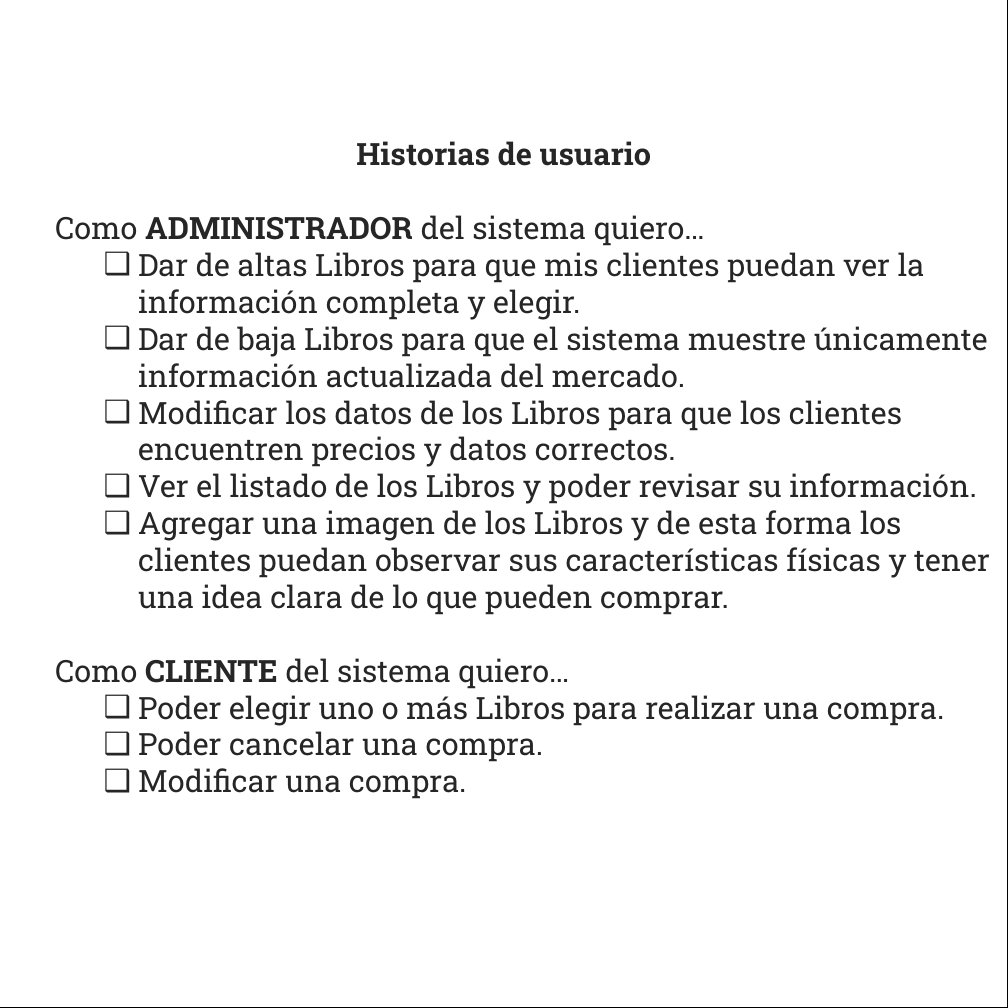
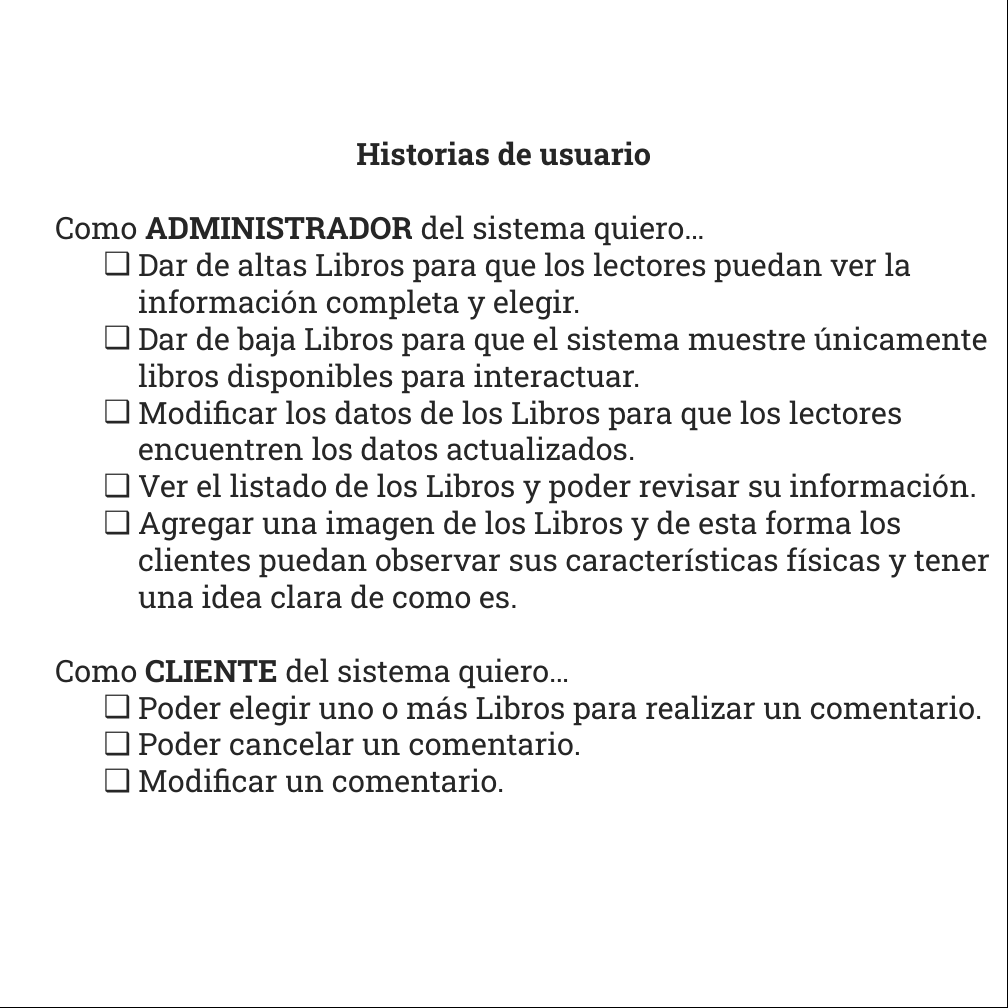
Before and after one commit to BeduTeam3/Proyecto-Fase-2, a slide deck: slide 1 of Historias-CasosDeUso.pptx. Drawn at 1008x1008 pixels with LibreOffice and Linux fonts; fonts in the diff are those of the drawing. Boxes give left, top, right and bottom in pixels: in the first picture for what was removed or moved away, otherwise in the second. Text is boxed around its words. In the diff, an @@ line names an element or a change of style, - is before the commit and + after.

```diff
--- a/Historias-CasosDeUso.pptx
+++ b/Historias-CasosDeUso.pptx
@@ text in rectangle at <box>138,252,988,461</box>: text changed @@
-    ❑ Dar de altas Libros para que mis clientes puedan ver la información completa y elegir.
-    ❑ Dar de baja Libros para que el sistema muestre únicamente información actualizada del mercado.
-    ❑ Modificar los datos de los Libros para que los clientes encuentren precios y datos correctos.
+    ❑ Dar de altas Libros para que los lectores puedan ver la información completa y elegir.
+    ❑ Dar de baja Libros para que el sistema muestre únicamente libros disponibles para interactuar.
+    ❑ Modificar los datos de los Libros para que los lectores encuentren los datos actualizados.
@@ text in rectangle at <box>138,510,990,609</box>: text changed @@
-    ❑ Agregar una imagen de los Libros y de esta forma los clientes puedan observar sus características físicas y tener una idea clara de lo que pueden comprar.
+    ❑ Agregar una imagen de los Libros y de esta forma los clientes puedan observar sus características físicas y tener una idea clara de como es.
@@ text in rectangle at <box>138,695,983,793</box>: text changed @@
-    ❑ Poder elegir uno o más Libros para realizar una compra.
-    ❑ Poder cancelar una compra.
-    ❑ Modificar una compra.
+    ❑ Poder elegir uno o más Libros para realizar un comentario.
+    ❑ Poder cancelar un comentario.
+    ❑ Modificar un comentario.
```
Also in this commit, not shown: 2 other files.
